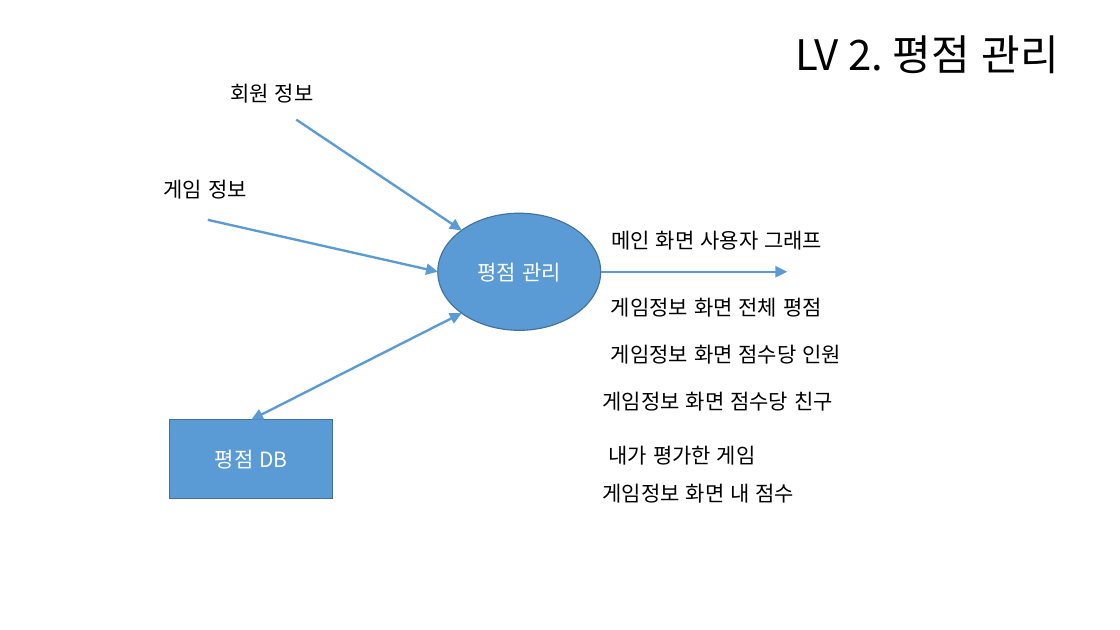
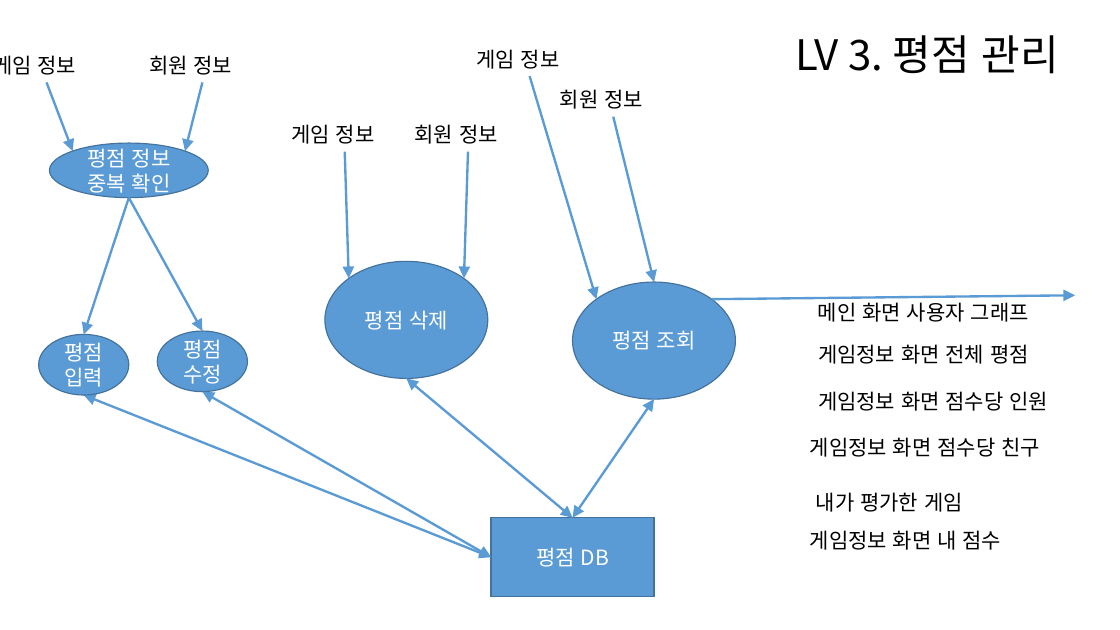
Before and after one commit to grapgrap/SourGrape, a slide deck: slide 4 of !Document/개발자료/Require/DFD/DFD.pptx. Drawn at 1120x630 pixels with LibreOffice and Linux fonts; fonts in the diff are those of the drawing. Boxes give left, top, right and bottom in pixels: in the first picture for what was removed or moved away, otherwise in the second. Text is boxed around its words. In the diff, an @@ line names an element or a change of style, - is before the commit and + after.

Commit message:
DFD lv3 0809
수정 및 추가

```diff
--- a/!Document/개발자료/Require/DFD/DFD.pptx
+++ b/!Document/개발자료/Require/DFD/DFD.pptx
@@ text "게임 정보" rewrapped from (164,179,247,199) to (0,55,77,75) @@
@@ text "회원 정보": place and size @@
-text "회원 정보" at (230,83,314,103)
+text "회원 정보" at (149,55,233,75)
@@ text added at (476,49,560,69), 18 pt, text #000000 @@
+게임 정보
@@ text at (795,35,1059,74): text changed @@
-LV 2. 평점 관리
+LV 3. 평점 관리
@@ arrow added from (46, 82) to (73, 151), #5B9BD5 2 pt @@
@@ arrow added from (202, 82) to (185, 151), #5B9BD5 2 pt @@
@@ arrow added from (530, 76) to (597, 299), #5B9BD5 2 pt @@
@@ text added at (560,89,643,109), 18 pt, text #000000 @@
+회원 정보
@@ arrow added from (613, 117) to (655, 282), #5B9BD5 2 pt @@
@@ ellipse added at (50,143,208,197), fill #5B9BD5, outline #43739E 1 pt, 18 pt, text #FFFFFF @@
+평점 정보 중복 확인
@@ text added at (291,124,375,144), 18 pt, text #000000 @@
+게임 정보
@@ text added at (415,124,498,144), 18 pt, text #000000 @@
+회원 정보
@@ arrow moved from (297, 119) - (462, 230) to (344, 152) - (349, 278) @@
@@ arrow added from (468, 152) to (464, 278), #5B9BD5 2 pt @@
@@ arrow added from (129, 197) to (84, 334), #5B9BD5 2 pt @@
@@ arrow added from (129, 197) to (202, 331), #5B9BD5 2 pt @@
@@ arrow removed from (208, 220) to (438, 272) @@
@@ ellipse "평점 삭제": place and size @@
-ellipse "평점 삭제" at (438,213,601,330)
+ellipse "평점 삭제" at (325,261,488,378)
@@ ellipse added at (573,282,736,399), fill #5B9BD5, outline #43739E 1 pt, 18 pt, text #FFFFFF @@
+평점 조회
@@ arrow removed from (601, 272) to (787, 272) @@
@@ arrow added from (712, 299) to (1075, 296), #5B9BD5 2 pt @@
@@ text "메인 화면 사용자 그래프": place and size @@
-text "메인 화면 사용자 그래프" at (611,230,822,250)
+text "메인 화면 사용자 그래프" at (818,302,1029,322)
@@ text in ellipse at (365,310,448,330): text changed @@
-평점 관리
+평점 삭제
@@ ellipse added at (39,334,129,395), fill #5B9BD5, outline #43739E 1 pt, 18 pt, text #FFFFFF @@
+평점 입력
@@ ellipse added at (157,331,247,392), fill #5B9BD5, outline #43739E 1 pt, 18 pt, text #FFFFFF @@
+평점 수정
@@ text "게임정보 화면 전체 평점": place and size @@
-text "게임정보 화면 전체 평점" at (611,297,822,317)
+text "게임정보 화면 전체 평점" at (818,344,1029,364)
@@ double arrow added from (407, 379) to (573, 518), #5B9BD5 2 pt @@
@@ text "게임정보 화면 점수당 인원": place and size @@
-text "게임정보 화면 점수당 인원" at (611,344,841,364)
+text "게임정보 화면 점수당 인원" at (818,391,1048,411)
@@ double arrow added from (84, 395) to (492, 557), #5B9BD5 2 pt @@
@@ double arrow moved from (462, 313) - (251, 420) to (202, 392) - (492, 557) @@
@@ double arrow added from (655, 399) to (573, 518), #5B9BD5 2 pt @@
@@ rectangle "평점 DB": place and size @@
-rectangle "평점 DB" at (170,420,333,499)
+rectangle "평점 DB" at (492,518,655,597)
@@ 3 texts: place and size @@
-3 texts at (603,391,833,503)
+3 texts at (810,437,1040,550)
```
